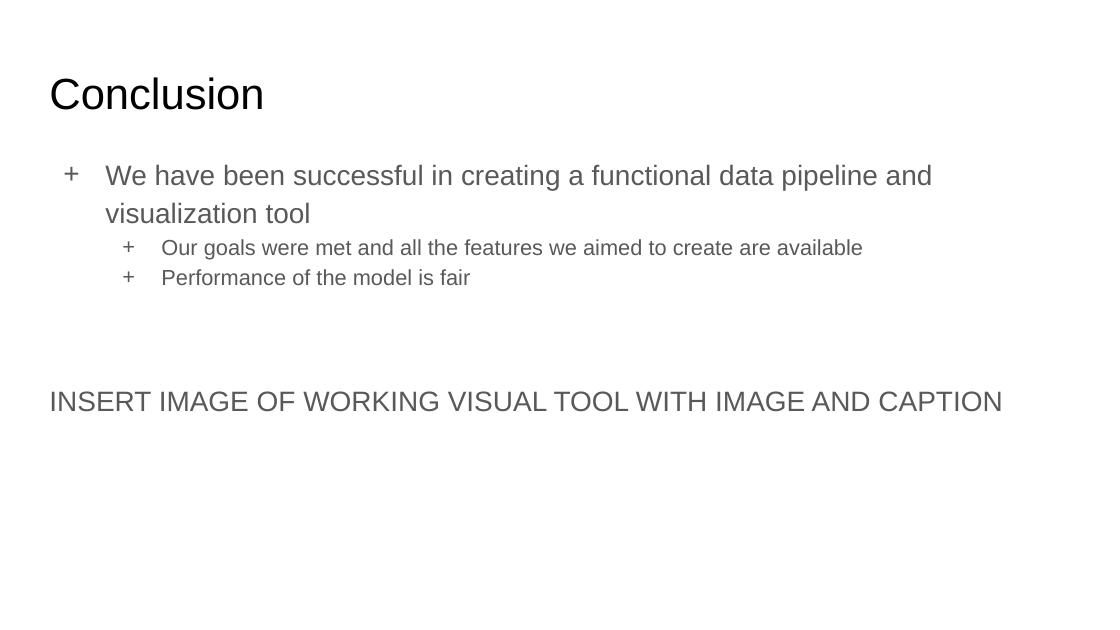
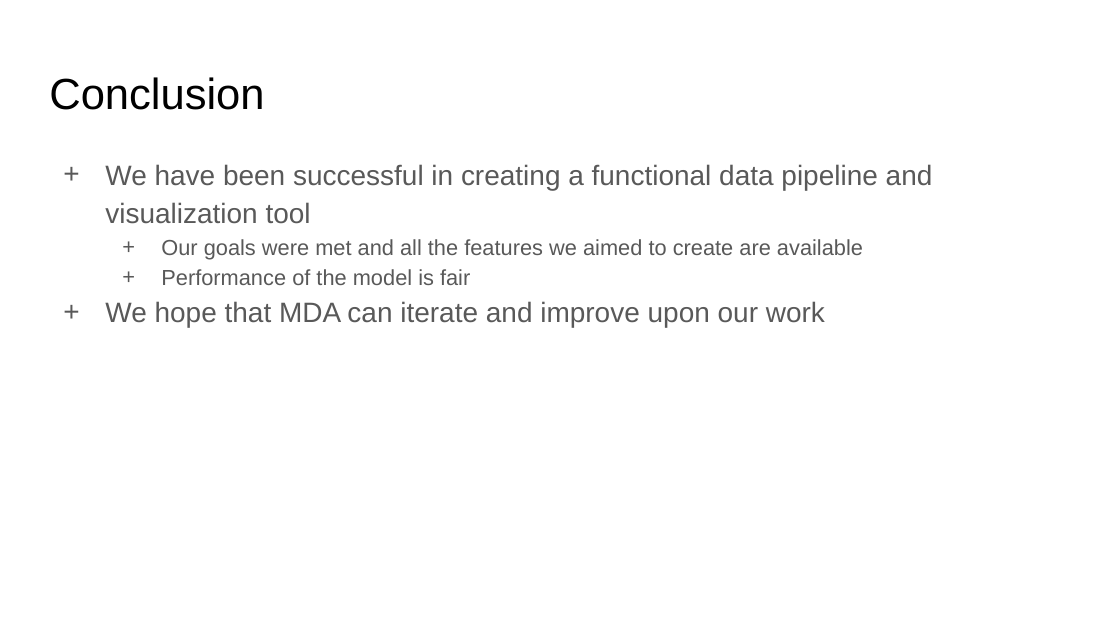
Before and after one commit to miketianchen/MDA_image_captioning, a slide deck: slide 7 of docs/james_final_slides_draft.pptx (slide 6 before the commit). Drawn at 1120x630 pixels with LibreOffice and Linux fonts; fonts in the diff are those of the drawing. Boxes give left, top, right and bottom in pixels: in the first picture for what was removed or moved away, otherwise in the second. Text is boxed around its words. In the diff, an @@ line names an element or a change of style, - is before the commit and + after.

Commit message:
updated slides

```diff
--- a/docs/james_final_slides_draft.pptx
+++ b/docs/james_final_slides_draft.pptx
@@ text at [105, 301, 825, 327]: text changed @@
-INSERT IMAGE OF WORKING VISUAL TOOL WITH IMAGE AND CAPTION
++ We hope that MDA can iterate and improve upon our work
```
Also in this commit, not shown: 1 other slide changed, 1 slide added.
